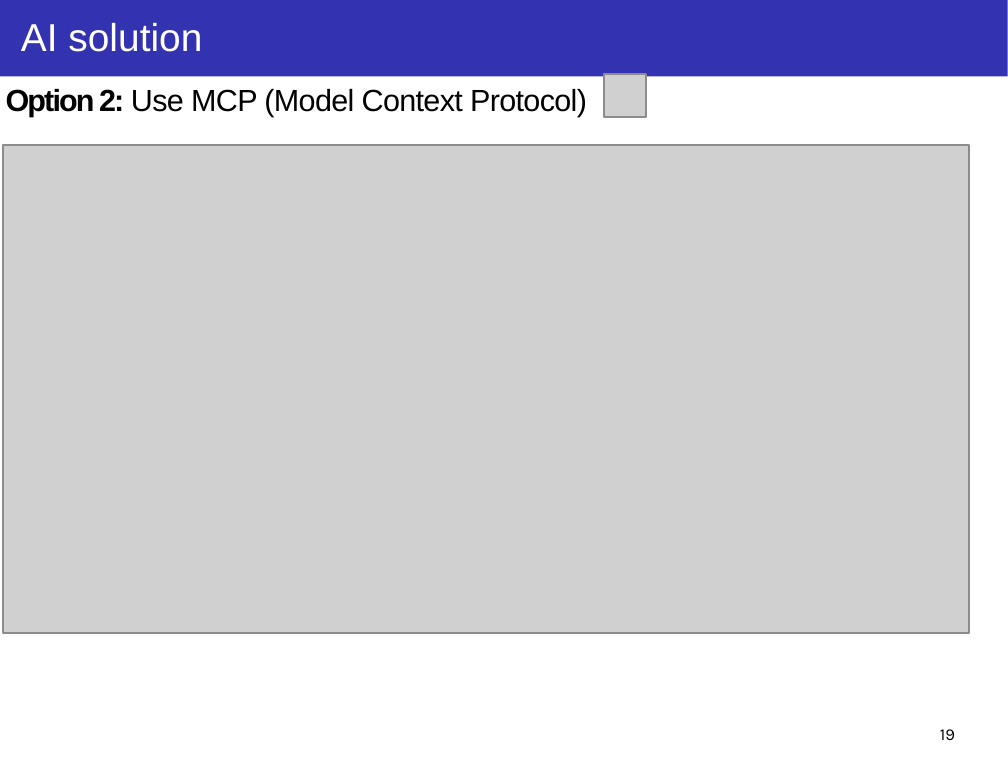
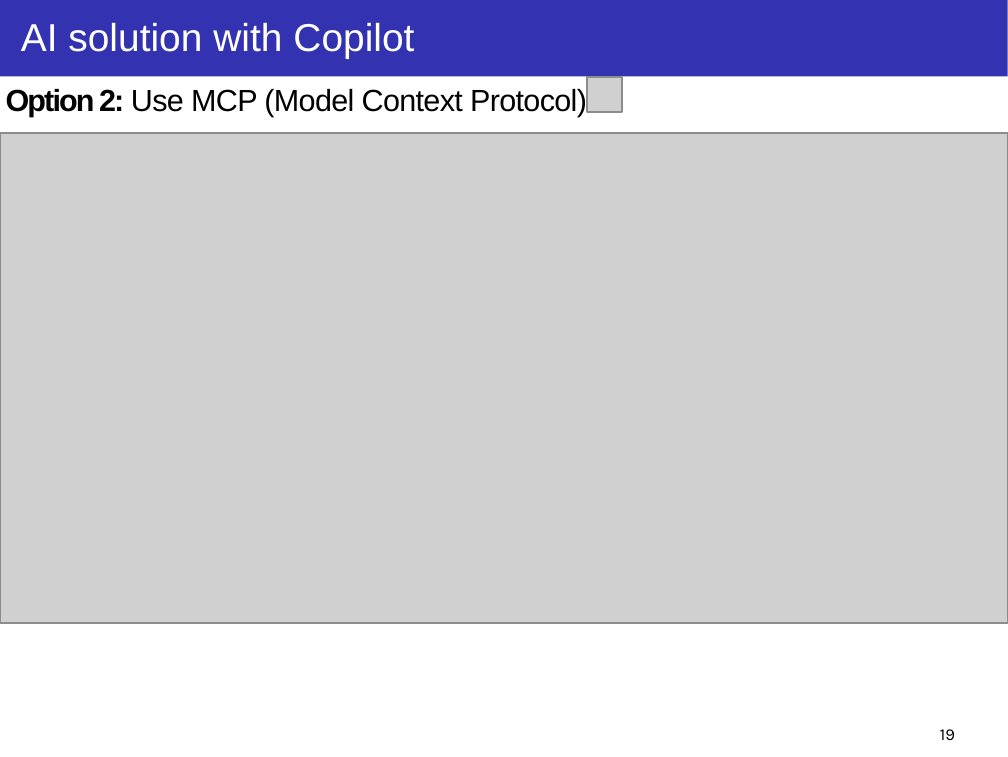
Before and after one commit to taikt/codefun, a slide deck: slide 19 of deepl/code_guard/doc/Code-Guard.pptx. Drawn at 1008x757 pixels with LibreOffice and Linux fonts; fonts in the diff are those of the drawing; grey boxes stand for pictures. Boxes give left, top, right and bottom in pixels: in the first picture for what was removed or moved away, otherwise in the second. Text is boxed around its words. In the diff, an @@ line names an element or a change of style, - is before the commit and + after.

```diff
--- a/deepl/code_guard/doc/Code-Guard.pptx
+++ b/deepl/code_guard/doc/Code-Guard.pptx
@@ title at (21, 23, 414, 59): text changed @@
-AI solution
+AI solution with Copilot
@@ picture: place and size @@
-picture at (604, 74, 646, 116)
+picture at (588, 78, 622, 112)
@@ picture: place and size @@
-picture at (2, 146, 968, 634)
+picture at (0, 134, 1008, 624)
```
Also in this commit, not shown: 5 other slides changed, 7 slides added, 7 slides removed.
